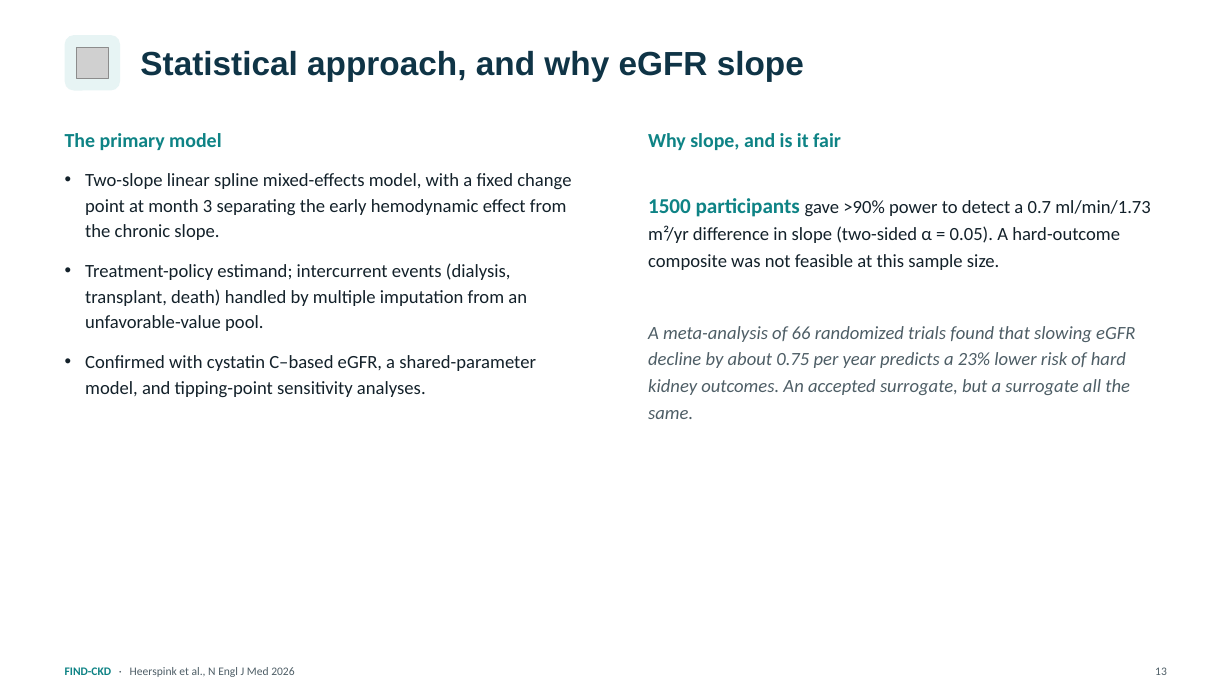
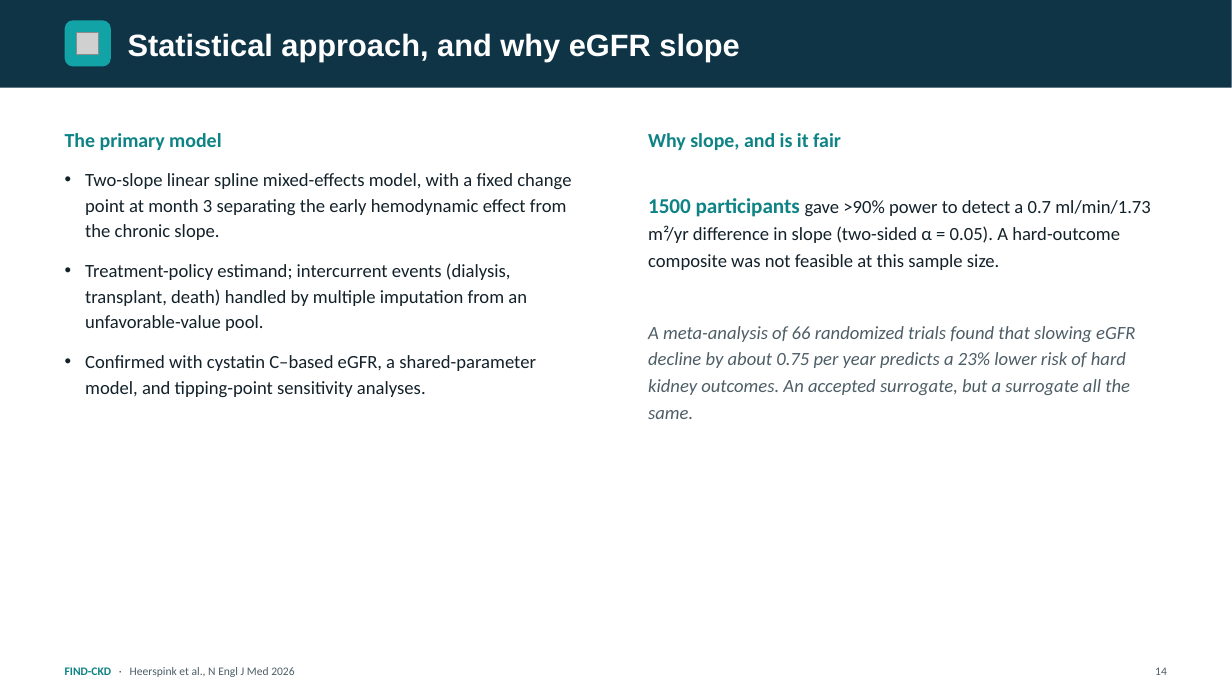
Before and after one commit to azbargarawan-sudo/clickwriting-landing, a slide deck: slide 14 of FIND-CKD.pptx (slide 13 before the commit). Drawn at 1232x693 pixels with LibreOffice and Linux fonts; fonts in the diff are those of the drawing; grey boxes stand for pictures. Boxes give left, top, right and bottom in pixels: in the first picture for what was removed or moved away, otherwise in the second. Text is boxed around its words. In the diff, an @@ line names an element or a change of style, - is before the commit and + after.

```diff
--- a/FIND-CKD.pptx
+++ b/FIND-CKD.pptx
@@ rectangle added at [0,0,1232,88], fill #0F3446 @@
@@ rounded rectangle: place and size @@
-rounded rectangle at [65,35,120,91]
+rounded rectangle at [65,20,111,67]
@@ rounded rectangle at [65,20,111,67]: fill #E7F4F4 to #12A3A6; proportions changed @@
@@ text "Statistical approach, and why eGFR ...": place and size @@
-text "Statistical approach, and why eGFR ..." at [140,50,804,81]
+text "Statistical approach, and why eGFR ..." at [128,33,739,61]
@@ text "Statistical approach, and why eGFR ..." at [128,33,739,61]: size 26 to 24 pt, text colour #0F3446 to #FFFFFF @@
@@ picture removed at [77,47,108,79] @@
@@ picture added at [77,32,99,55] @@
@@ text at [1155,667,1167,675]: text changed @@
-13
+14
```
Also in this commit, not shown: 26 other slides changed, 1 slide added.
